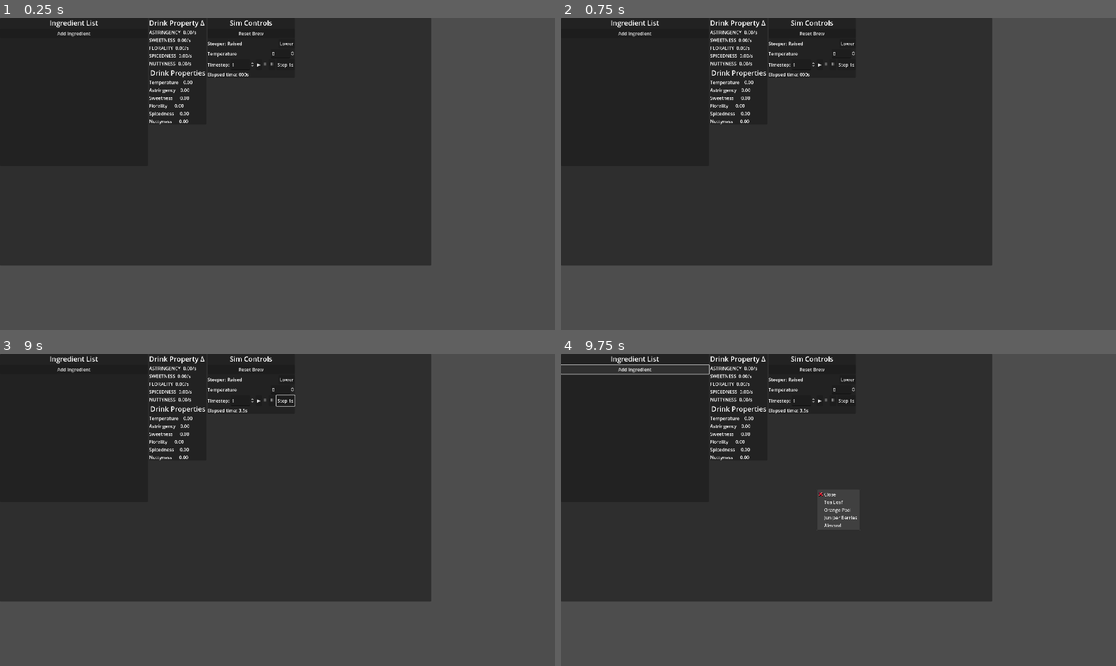
Above: before the commit, frames 1-4 (two rows, left to right).
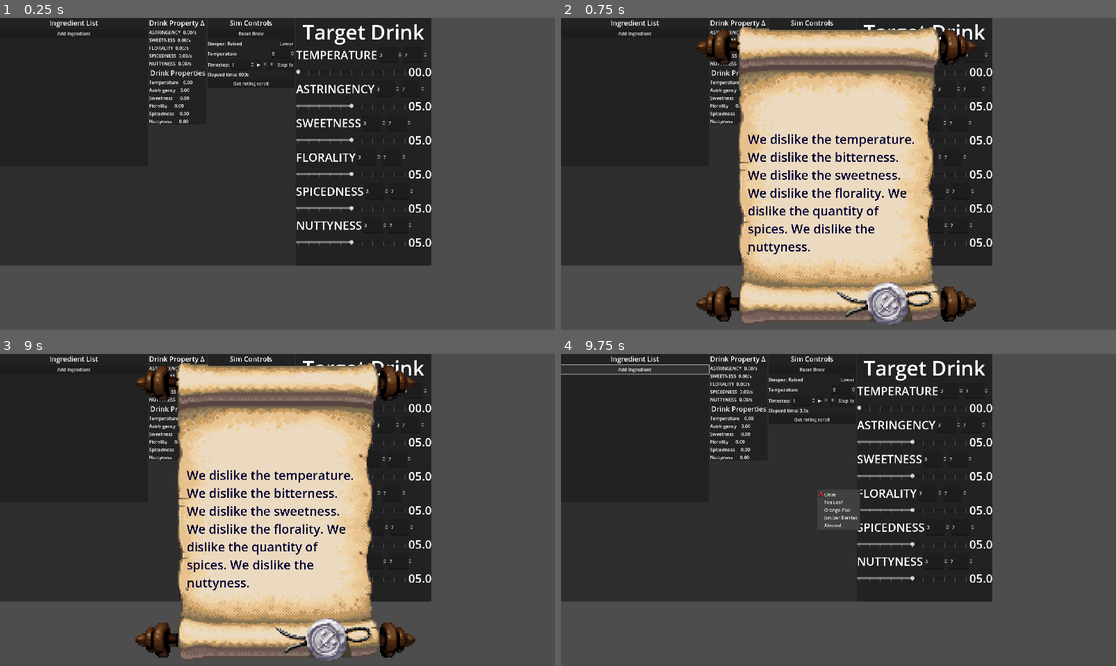
Above: after the commit, the same moments.

Repository: ThomasMcDonald904/TeaGame
Game: Godot game, scene res://scenes/Gyms/brewing_gym.tscn
Two runs of this game, one before a commit and one after it. Both use one fixed random seed, a clock stepped at 60 frames per second and the inputs below. This scene is started directly instead of the project's main scene.
Inputs (mouse positions are in pixels of both pictures, inside the frame that each line leads up to):
- Up to frame 1 (0.25 s): no input
- Up to frame 2 (0.75 s): click (810, 83) at 0.5 s, where only the run after the commit has a clickable "Get rating scroll"
- Up to frame 3 (9 s): click "Add Ingredient" at 1.25 s; click "Lower" at 2 s; click "▶" at 2.75 s; click "⏸" at 3.5 s; click "Step 1s" at 4.25 s; click "Add Ingredient" at 5 s; click "Lower" at 5.75 s; click "▶" at 6.5 s; click "⏸" at 7.25 s; click "Step 1s" at 8 s; click (249, 419) at 8.75 s, where only the run after the commit has a clickable "Get rating scroll"
- Up to frame 4 (9.75 s): click "Add Ingredient" at 9.5 s

The runs differ from the first frame. In frame 1, 2.3% of the frame differs, in the area x 42-78%, y 2-74%; in frame 2, 35%, in the area x 24-78%, y 2-99%; in frame 3, 35%; in frame 4, 2.2%.

Commit message:
Added reaction screen to brewing gym and tested/bugfixed

Diff:
--- a/globals/drink_rating.gd
+++ b/globals/drink_rating.gd
@@ -1,6 +1,6 @@
 extends Node
 
-func get_rating(guest_preferences: GuestPreferences, served_drink: DrinkProperties, get_raw_ratings: bool):
+func get_rating(guest_preferences: GuestPreferences, served_drink: DrinkProperties, get_raw_ratings: bool = false):
 	var score = 0
 	var temperature = get_property_rating(served_drink.temperature.value, guest_preferences.temperature_preference)
 	var astringency = get_property_rating(served_drink.astringency.value, guest_preferences.astringency_preference)
--- a/scenes/Gyms/brewing_gym.gd
+++ b/scenes/Gyms/brewing_gym.gd
@@ -11,6 +11,7 @@
 var brew: Brew = Brew.new()
 
 var ingredient_list_item_PS: PackedScene = preload("res://scenes/Gyms/brewing/ingredient_list_item.tscn")
+var reaction_screen: PackedScene = preload("res://scenes/reaction_screen.tscn")
 
 var sim_timestep: float = 1.0
 var sim_paused: bool = true
@@ -31,6 +32,7 @@
 
 # Called when the node enters the scene tree for the first time.
 func _ready():
+	Globals.current_guest_preferences = GuestProfile.new()
 	drink_properties_display.drink_properties = brew.drink_property
 	refresh_drink_value_display()
 
@@ -178,3 +180,9 @@
 func set_sim_paused(paused: bool):
 	sim_paused = paused
 	play_state.text = "⏸" if sim_paused else "▶"
+
+
+func _on_get_rating_scroll_button_up():
+	var inst: Control = reaction_screen.instantiate()
+	add_child(inst)
+	inst.present_rating(brew)
--- a/scenes/Gyms/brewing_gym.tscn
+++ b/scenes/Gyms/brewing_gym.tscn
@@ -1,9 +1,10 @@
-[gd_scene load_steps=7 format=3 uid="uid://clqojli31qg38"]
+[gd_scene load_steps=8 format=3 uid="uid://clqojli31qg38"]
 
 [ext_resource type="Script" path="res://scenes/Gyms/brewing_gym.gd" id="1_da8yh"]
 [ext_resource type="Texture2D" uid="uid://dl14mdlwr3728" path="res://resources/textures/ui/Iconset_16x16_01_standalone.png" id="2_bmqvl"]
 [ext_resource type="PackedScene" uid="uid://cnel3annmy5md" path="res://scenes/Gyms/brewing/drink_property_delta.tscn" id="2_fcciq"]
-[ext_resource type="PackedScene" uid="uid://dlnhjn2g43p4f" path="res://scenes/Gyms/brewing/current_drink_properties.tscn" id="3_mok5p"]
+[ext_resource type="PackedScene" path="res://scenes/Gyms/brewing/current_drink_properties.tscn" id="3_mok5p"]
+[ext_resource type="PackedScene" uid="uid://1e6q4wp51b0a" path="res://test_gui/target_drink_debug.tscn" id="4_8j6oh"]
 
 [sub_resource type="LabelSettings" id="LabelSettings_qd0vd"]
 font_size = 24
@@ -187,6 +188,16 @@
 layout_mode = 2
 text = "Elapsed time: 000s"
 
+[node name="GetRatingScroll" type="Button" parent="PanelContainer/HBoxContainer/SimControls/VBoxContainer"]
+layout_mode = 2
+text = "Get rating scroll"
+
+[node name="TargetDrink" parent="PanelContainer/HBoxContainer" instance=ExtResource("4_8j6oh")]
+layout_mode = 2
+
+[node name="Title" parent="PanelContainer/HBoxContainer/TargetDrink/VBox" index="0"]
+theme_override_font_sizes/font_size = 70
+
 [node name="PopupMenu" type="PopupMenu" parent="."]
 initial_position = 1
 hide_on_item_selection = false
@@ -204,4 +215,7 @@
 [connection signal="pressed" from="PanelContainer/HBoxContainer/SimControls/VBoxContainer/SimTimestep/PlayButton" to="." method="_on_play_button_pressed"]
 [connection signal="pressed" from="PanelContainer/HBoxContainer/SimControls/VBoxContainer/SimTimestep/PauseButton" to="." method="_on_pause_button_pressed"]
 [connection signal="pressed" from="PanelContainer/HBoxContainer/SimControls/VBoxContainer/SimTimestep/StepSimButton" to="." method="_on_step_sim_button_pressed"]
+[connection signal="button_up" from="PanelContainer/HBoxContainer/SimControls/VBoxContainer/GetRatingScroll" to="." method="_on_get_rating_scroll_button_up"]
 [connection signal="index_pressed" from="PopupMenu" to="." method="_on_popup_menu_index_pressed"]
+
+[editable path="PanelContainer/HBoxContainer/TargetDrink"]
--- a/scenes/reaction_screen.tscn
+++ b/scenes/reaction_screen.tscn
@@ -1,8 +1,41 @@
-[gd_scene load_steps=4 format=3 uid="uid://m3iiil7ellax"]
+[gd_scene load_steps=6 format=3 uid="uid://m3iiil7ellax"]
 
 [ext_resource type="Script" path="res://scripts/reaction_screen.gd" id="1_sil1p"]
 [ext_resource type="Texture2D" uid="uid://bxt2xacx26liy" path="res://resources/textures/GUI_set05_Books_Letters_Scrolls_Papers_Notes_v1_1/tiledElements/PlacedExamples_480x272/Example_Scroll3.png" id="2_76ied"]
 [ext_resource type="Texture2D" uid="uid://brpqnnkr7f32y" path="res://resources/textures/wax_seal_rating_progress.png" id="3_ag5sp"]
+
+[sub_resource type="Animation" id="Animation_5n5ro"]
+resource_name = "set_rating"
+length = 1.5
+tracks/0/type = "value"
+tracks/0/imported = false
+tracks/0/enabled = true
+tracks/0/path = NodePath("HBoxContainer/TextureProgressBar:value")
+tracks/0/interp = 1
+tracks/0/loop_wrap = true
+tracks/0/keys = {
+"times": PackedFloat32Array(0, 1.2),
+"transitions": PackedFloat32Array(1, 1),
+"update": 0,
+"values": [0.0, 5.9]
+}
+tracks/1/type = "value"
+tracks/1/imported = false
+tracks/1/enabled = true
+tracks/1/path = NodePath("HBoxContainer/numerical_value:visible")
+tracks/1/interp = 1
+tracks/1/loop_wrap = true
+tracks/1/keys = {
+"times": PackedFloat32Array(0, 1.4),
+"transitions": PackedFloat32Array(1, 1),
+"update": 1,
+"values": [false, true]
+}
+
+[sub_resource type="AnimationLibrary" id="AnimationLibrary_5n6kh"]
+_data = {
+"set_rating": SubResource("Animation_5n5ro")
+}
 
 [node name="ReactionScreen" type="Control"]
 layout_mode = 3
@@ -36,11 +69,11 @@
 [node name="TextureProgressBar" type="TextureProgressBar" parent="HBoxContainer"]
 layout_mode = 2
 max_value = 6.0
-step = 0.1
-value = 4.4
+step = 0.0
 texture_progress = ExtResource("3_ag5sp")
 
 [node name="numerical_value" type="Label" parent="HBoxContainer"]
+visible = false
 layout_mode = 2
 size_flags_horizontal = 3
 theme_override_colors/font_color = Color(0, 0, 0, 1)
@@ -59,7 +92,12 @@
 
 [node name="Label" type="Label" parent="VBoxContainer"]
 layout_mode = 2
-size_flags_horizontal = 4
+size_flags_vertical = 1
 theme_override_colors/font_color = Color(0, 0, 0.2, 1)
 theme_override_font_sizes/font_size = 43
-text = "The sweetness was atrocious"
+autowrap_mode = 2
+
+[node name="AnimationPlayer" type="AnimationPlayer" parent="."]
+libraries = {
+"": SubResource("AnimationLibrary_5n6kh")
+}
--- a/scripts/reaction_screen.gd
+++ b/scripts/reaction_screen.gd
@@ -1 +1,92 @@
 extends Control
+
+# Rating 1 to 0.75
+@export var good_threshold = 0.75
+# Rating 0.01 to 0.2
+@export var almost_bad_threshold = 0.2
+# 0 is bad
+
+signal closed_rating_scroll
+
+var good_temperature: String = "We quite like the temperature. "
+var almost_bad_temperature: String = "The temperature is barely bareable. "
+var bad_temperature: String = "We dislike the temperature. "
+
+var good_astringency: String = "We quite like the bitterness. "
+var almost_bad_astringency: String = "The bitterness is barely bareable. "
+var bad_astringency: String = "We dislike the bitterness. "
+
+var good_sweetness: String = "We quite like the sweetness. "
+var almost_bad_sweetness: String = "The sweetness is barely bareable. "
+var bad_sweetness: String = "We dislike the sweetness. "
+
+var good_florality: String = "We quite like the florality. "
+var almost_bad_florality: String = "The florality is barely bareable. "
+var bad_florality: String = "We dislike the florality. "
+
+var good_spicedness: String = "We quite like the spices. "
+var almost_bad_spicedness: String = "The amount of spices is barely bareable. "
+var bad_spicedness: String = "We dislike the quantity of spices. "
+
+var good_nuttyness: String = "We quite like the nuttyness. "
+var almost_bad_nuttyness: String = "The nuttyness is barely bareable. "
+var bad_nuttyness: String = "We dislike the nuttyness. "
+
+func _input(event: InputEvent):
+	if event.is_action_pressed("click"):
+		queue_free()
+		emit_signal("closed_rating_scroll")
+
+func present_rating(brew: Brew):
+	var message: String = ""
+	var reaction = DrinkRating.get_rating(Globals.current_guest_preferences.preference, brew.drink_property, true)
+
+	for index in reaction.slice(1).size():
+		match index:
+			0:
+				if reaction.slice(1)[index] >= good_threshold:
+					message += good_temperature
+				elif reaction.slice(1)[index] > 0 and reaction.slice(1)[index] <= almost_bad_threshold:
+					message += almost_bad_temperature
+				elif reaction.slice(1)[index] == 0:
+					message += bad_temperature
+			1:
+				if reaction.slice(1)[index] >= good_threshold:
+					message += good_astringency
+				elif reaction.slice(1)[index] > 0 and reaction.slice(1)[index] <= almost_bad_threshold:
+					message += almost_bad_astringency
+				elif reaction.slice(1)[index] == 0:
+					message += bad_astringency
+			2:
+				if reaction.slice(1)[index] >= good_threshold:
+					message += good_sweetness
+				elif reaction.slice(1)[index] > 0 and reaction.slice(1)[index] <= almost_bad_threshold:
+					message += almost_bad_sweetness
+				elif reaction.slice(1)[index] == 0:
+					message += bad_sweetness
+			3:
+				if reaction.slice(1)[index] >= good_threshold:
+					message += good_florality
+				elif reaction.slice(1)[index] > 0 and reaction.slice(1)[index] <= almost_bad_threshold:
+					message += almost_bad_florality
+				elif reaction.slice(1)[index] == 0:
+					message += bad_florality
+			4:
+				if reaction.slice(1)[index] >= good_threshold:
+					message += good_spicedness
+				elif reaction.slice(1)[index] > 0 and reaction.slice(1)[index] <= almost_bad_threshold:
+					message += almost_bad_spicedness
+				elif reaction.slice(1)[index] == 0:
+					message += bad_spicedness
+			5:
+				if reaction.slice(1)[index] >= good_threshold:
+					message += good_nuttyness
+				elif reaction.slice(1)[index] > 0 and reaction.slice(1)[index] <= almost_bad_threshold:
+					message += almost_bad_nuttyness
+				elif reaction.slice(1)[index] == 0:
+					message += bad_nuttyness
+	$VBoxContainer/Label.text = message
+	var _animation: Animation = $AnimationPlayer.get_animation("set_rating")
+	$HBoxContainer/numerical_value.text = "%2.2f"%reaction[0]
+	_animation.track_set_key_value(_animation.find_track("HBoxContainer/TextureProgressBar:value", 0), 1, float(reaction[0]))
+	$AnimationPlayer.play("set_rating")
--- a/test_gui/drink_rating_gui/target_drink.gd
+++ b/test_gui/drink_rating_gui/target_drink.gd
@@ -42,6 +42,7 @@
 	nut_debug.connect("changed",update_guest_preferences)
 
 func update_guest_preferences():
+	Globals.current_guest_preferences.preference = guest_preferences
 	preferences_changed.emit(guest_preferences)
 
 func get_guest_preferences():
